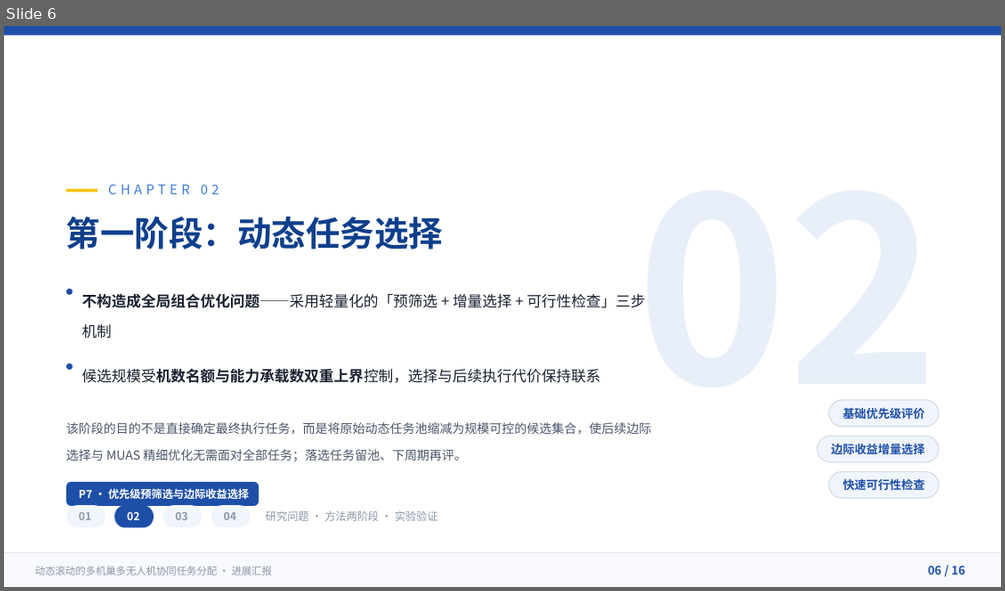
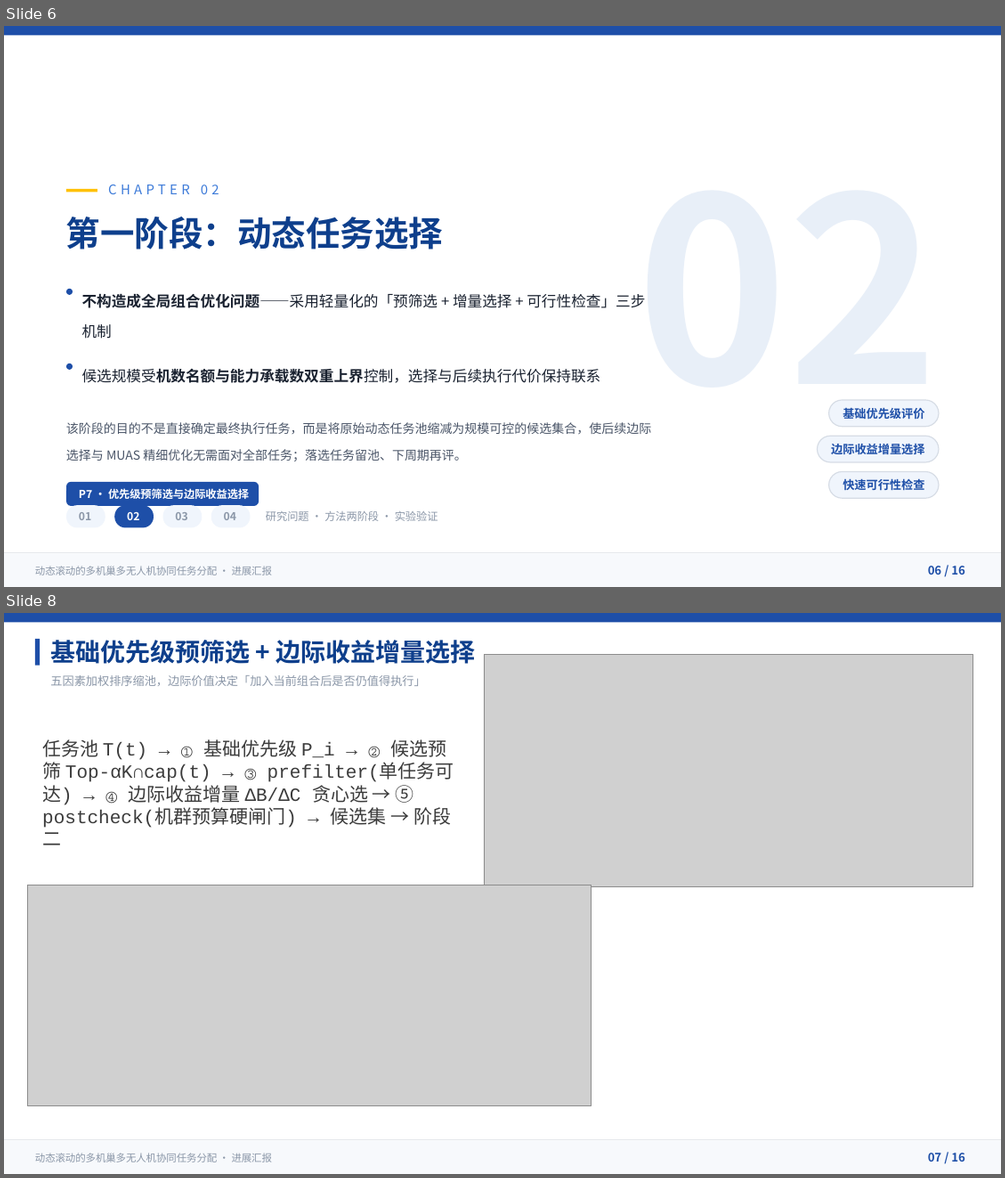
Before and after one commit to 909347194/ExperimentForGraduation, a slide deck: UAV协同任务分配方法-进展汇报/UAV协同任务分配方法-进展汇报.pptx. Shown one above the other, each under a label of ours: slide 6 before the commit, slides 6 and 8 after it; the slides between them are not shown. The pictures are 1005x591 and 1005x1178 pixels, drawn with LibreOffice and Linux fonts; fonts in the diff are those of the drawing; grey boxes stand for pictures. Boxes give left, top, right and bottom in pixels: in the first picture for what was removed or moved away, otherwise in the second. Text is boxed around its words. In the diff, an @@ line names an element or a change of style, - is before the commit and + after.

```diff
--- a/UAV协同任务分配方法-进展汇报/UAV协同任务分配方法-进展汇报.pptx
+++ b/UAV协同任务分配方法-进展汇报/UAV协同任务分配方法-进展汇报.pptx
@@ slide 8 added at box(4, 613, 1001, 1174), background #FFFFFF @@
@@ rectangle added at box(4, 613, 1001, 622), fill #1E4FA8 @@
@@ rectangle added at box(35, 639, 40, 665), fill #1E4FA8 @@
@@ text added at box(51, 640, 476, 664), 24 pt, text #0E3F8C, bold @@
+基础优先级预筛选 + 边际收益增量选择
@@ picture added at box(484, 654, 973, 886) @@
@@ text added at box(50, 675, 425, 686), 11.2 pt, text #8B97A8 @@
+五因素加权排序缩池，边际价值决定「加入当前组合后是否仍值得执行」
@@ text added at box(42, 739, 454, 845), 18 pt, text #3B3B3B @@
+任务池 T(t) → ① 基础优先级 P_i → ② 候选预筛 Top-αK∩cap(t) → ③ prefilter(单任务可达) → ④ 边际收益增量 ΔB/ΔC 贪心选 → ⑤ postcheck(机群预算硬闸门) → 候选集 → 阶段二
@@ picture added at box(27, 885, 591, 1106) @@
@@ rectangle added at box(4, 1140, 1001, 1174), fill #F7F9FC @@
@@ freeform shape added at box(4, 1140, 1001, 1174), fill #E5E7EB @@
@@ text added at box(35, 1152, 272, 1162), 9.8 pt, text #8B97A8 @@
+动态滚动的多机巢多无人机协同任务分配 · 进展汇报
@@ text added at box(928, 1152, 965, 1161), 11.2 pt, text #1E4FA8, bold @@
+07 / 16
```
Also in this commit, not shown: 3 slides changed, 2 other slides added, 1 slide removed, 55 other files.
